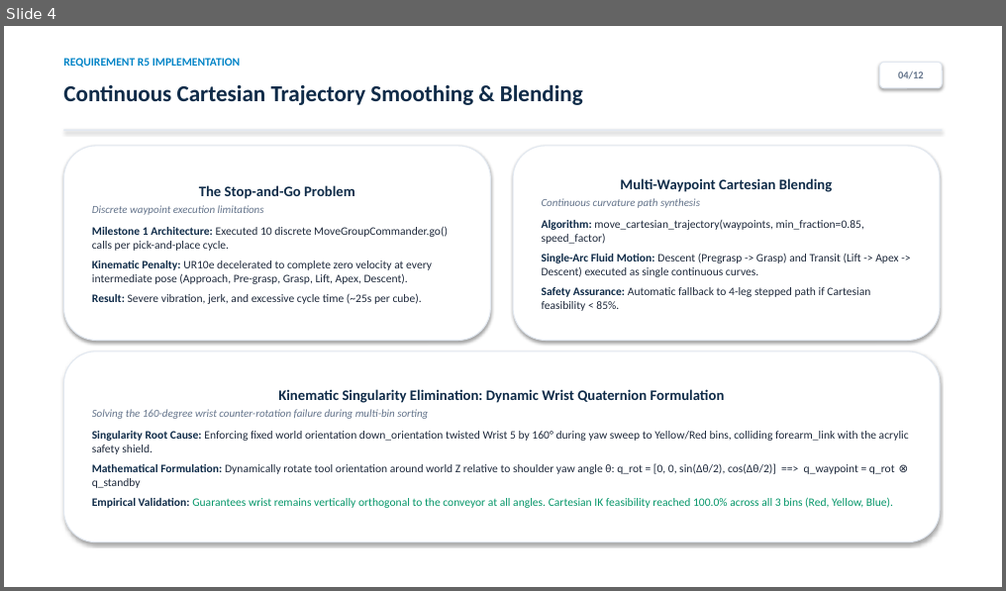
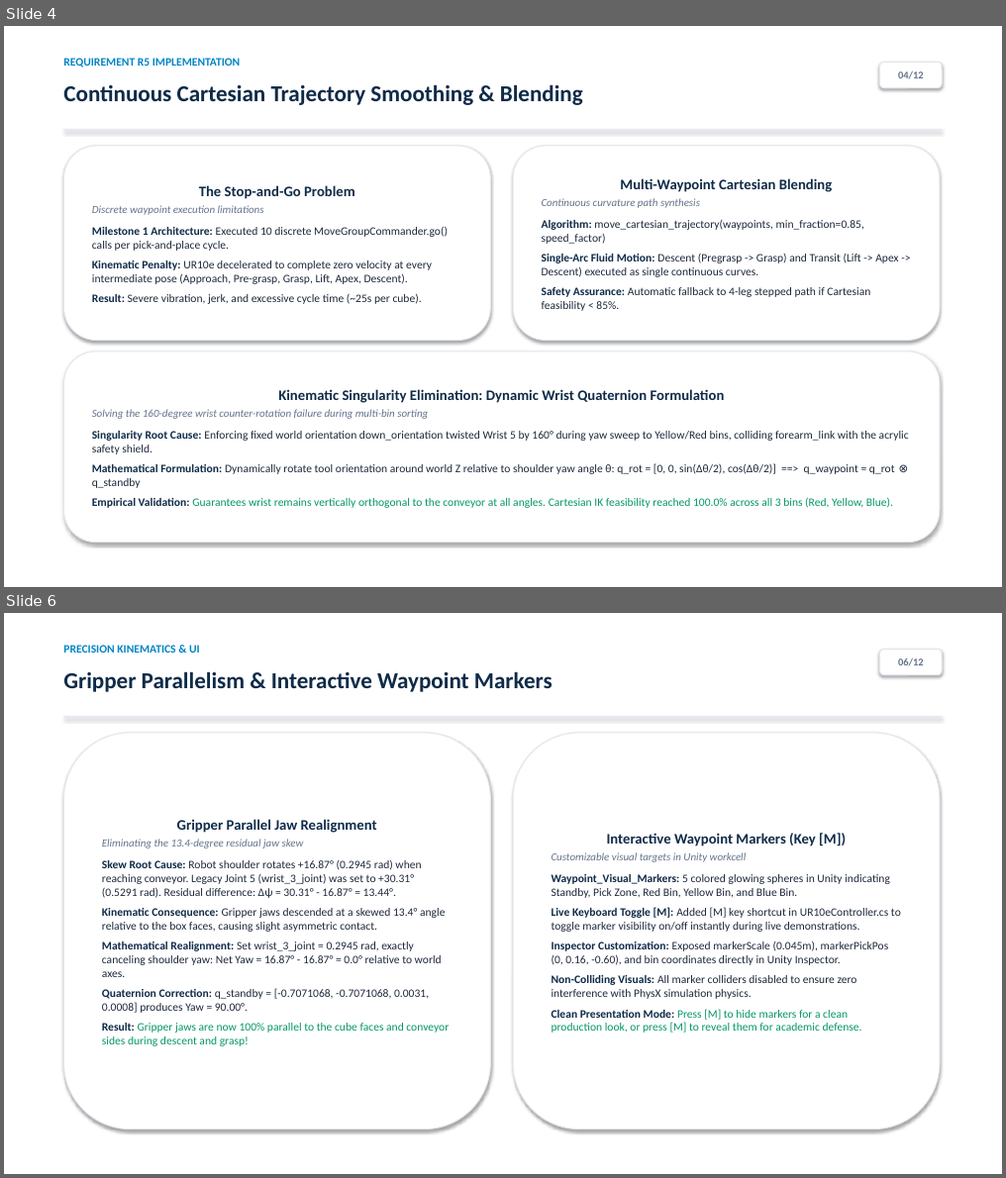
Before and after one commit to lnkduyy/VGU26-Project-UC8, a slide deck: docs/week07/UC8_Week07_Presentation.pptx. Shown one above the other, each under a label of ours: slide 4 before the commit, slides 4 and 6 after it; the slides between them are not shown. The pictures are 1006x591 and 1006x1178 pixels, drawn with LibreOffice and Linux fonts; fonts in the diff are those of the drawing. Boxes give left, top, right and bottom in pixels: in the first picture for what was removed or moved away, otherwise in the second. Text is boxed around its words. In the diff, an @@ line names an element or a change of style, - is before the commit and + after.

Commit message:
docs(week07): finalize PDF/PPTX presentations and benchmark analysis for front-tilted vision and parallel grasping

```diff
--- a/docs/week07/UC8_Week07_Presentation.pptx
+++ b/docs/week07/UC8_Week07_Presentation.pptx
@@ slide 6 added at (4, 613, 1002, 1174), background #FFFFFF @@
@@ text added at (63, 645, 200, 653), 11 pt, text #0284C7, bold @@
+PRECISION KINEMATICS & UI
@@ text added at (63, 671, 552, 692), 22 pt, text #0F2B48, bold @@
+Gripper Parallelism & Interactive Waypoint Markers
@@ rounded rectangle added at (880, 649, 943, 675), fill #FFFFFF, outline #E2E8F0 1 pt, 10 pt, text #64748B, bold @@
+06/12
@@ rectangle added at (63, 716, 943, 719), fill #E2E8F0 @@
@@ rounded rectangle added at (63, 733, 491, 1130), fill #FFFFFF, outline #E2E8F0 1 pt, 11 pt, text #1E293B @@
+Gripper Parallel Jaw Realignment
+Eliminating the 13.4-degree residual jaw skew
+Skew Root Cause: Robot shoulder rotates +16.87° (0.2945 rad) when reaching conveyor. Legacy Joint 5 (wrist_3_joint) was set to +30.31° (0.5291 rad). Residual difference: Δψ = 30.31° - 16.87° = 13.44°.
+Kinematic Consequence: Gripper jaws descended at a skewed 13.4° angle relative to the box faces, causing slight asymmetric contact.
+Mathematical Realignment: Set wrist_3_joint = 0.2945 rad, exactly canceling shoulder yaw: Net Yaw = 16.87° - 16.87° = 0.0° relative to world axes.
+Quaternion Correction: q_standby = [-0.7071068, -0.7071068, 0.0031, 0.0008] produces Yaw = 90.00°.
+Result: Gripper jaws are now 100% parallel to the cube faces and conveyor sides during descent and grasp!
@@ rounded rectangle added at (513, 733, 940, 1130), fill #FFFFFF, outline #E2E8F0 1 pt, 11 pt, text #1E293B @@
+Interactive Waypoint Markers (Key [M])
+Customizable visual targets in Unity workcell
+Waypoint_Visual_Markers: 5 colored glowing spheres in Unity indicating Standby, Pick Zone, Red Bin, Yellow Bin, and Blue Bin.
+Live Keyboard Toggle [M]: Added [M] key shortcut in UR10eController.cs to toggle marker visibility on/off instantly during live demonstrations.
+Inspector Customization: Exposed markerScale (0.045m), markerPickPos (0, 0.16, -0.60), and bin coordinates directly in Unity Inspector.
+Non-Colliding Visuals: All marker colliders disabled to ensure zero interference with PhysX simulation physics.
+Clean Presentation Mode: Press [M] to hide markers for a clean production look, or press [M] to reveal them for academic defense.
```
Also in this commit, not shown: 10 slides changed, 1 slide removed, 10 other files.
